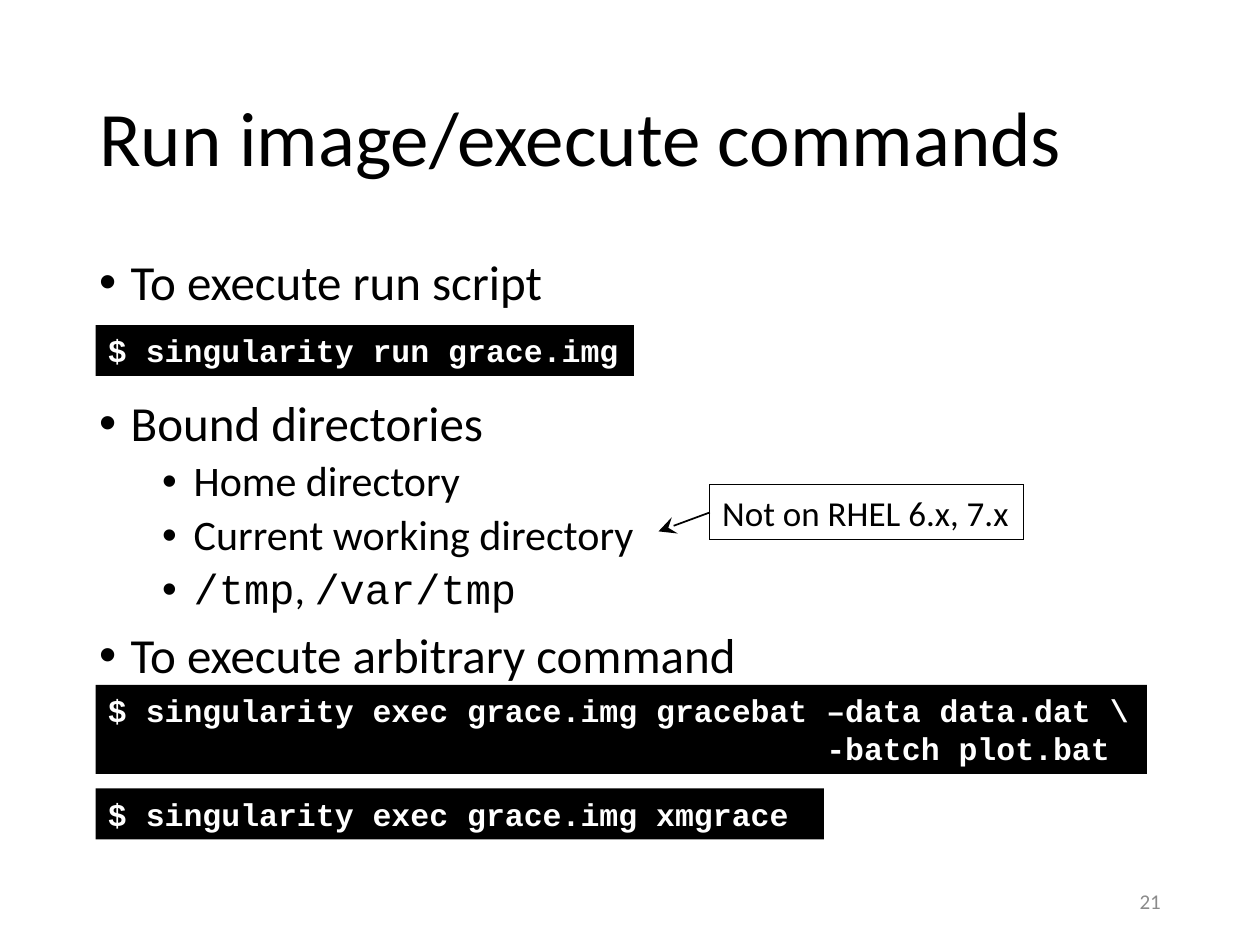
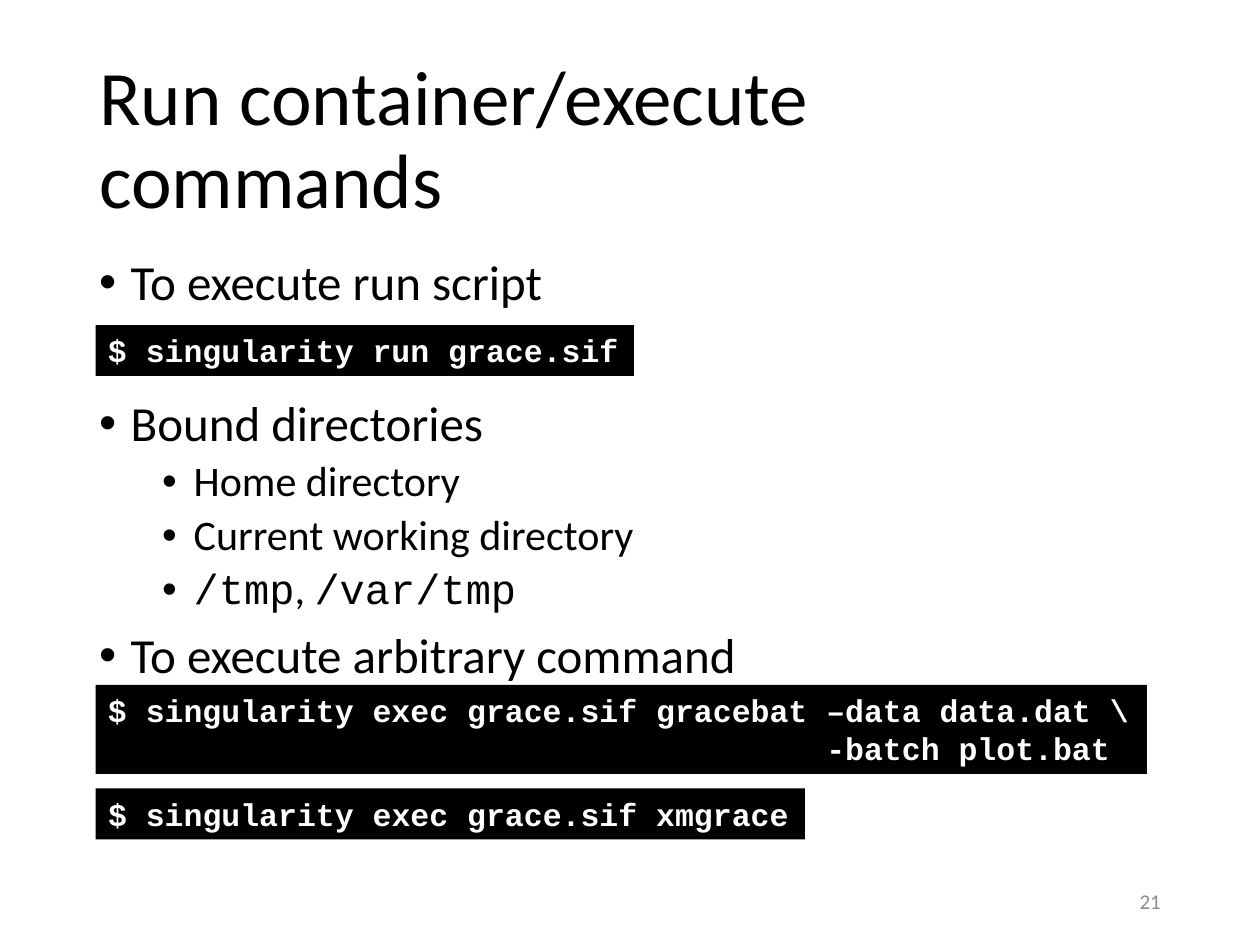
Before and after one commit to gjbex/training-material, a slide deck: slide 21 of Virtualization/singularity.pptx. Drawn at 1260x945 pixels with LibreOffice and Linux fonts; fonts in the diff are those of the drawing. Boxes give left, top, right and bottom in pixels: in the first picture for what was removed or moved away, otherwise in the second. Text is boxed around its words. In the diff, an @@ line names an element or a change of style, - is before the commit and + after.

Commit message:
Update for Singularity 3.x

```diff
--- a/Virtualization/singularity.pptx
+++ b/Virtualization/singularity.pptx
@@ title at (x1=99, y1=71, x2=808, y2=209): text changed @@
-Run image/execute commands
+Run container/execute commands
@@ text in rectangle at (x1=146, y1=340, x2=618, y2=369): text changed @@
-$ singularity run grace.img
+$ singularity run grace.sif
@@ rectangle removed at (x1=709, y1=485, x2=1023, y2=541) @@
-Not on RHEL 6.x, 7.x
@@ arrow removed from (709, 513) to (659, 532) @@
@@ text in rectangle at (x1=146, y1=699, x2=1110, y2=767): text changed @@
-$ singularity exec grace.img gracebat –data data.dat \
--batch plot.bat
+$ singularity exec grace.sif gracebat –data data.dat \
+-batch plot.bat
@@ rectangle "$ singularity exec grace.sif xmgrace" resized from (x1=96, y1=789, x2=824, y2=839) to (x1=96, y1=789, x2=805, y2=839) @@
@@ text in rectangle at (x1=146, y1=803, x2=788, y2=833): text changed @@
-$ singularity exec grace.img xmgrace
+$ singularity exec grace.sif xmgrace
```
Also in this commit, not shown: 10 other slides changed.
